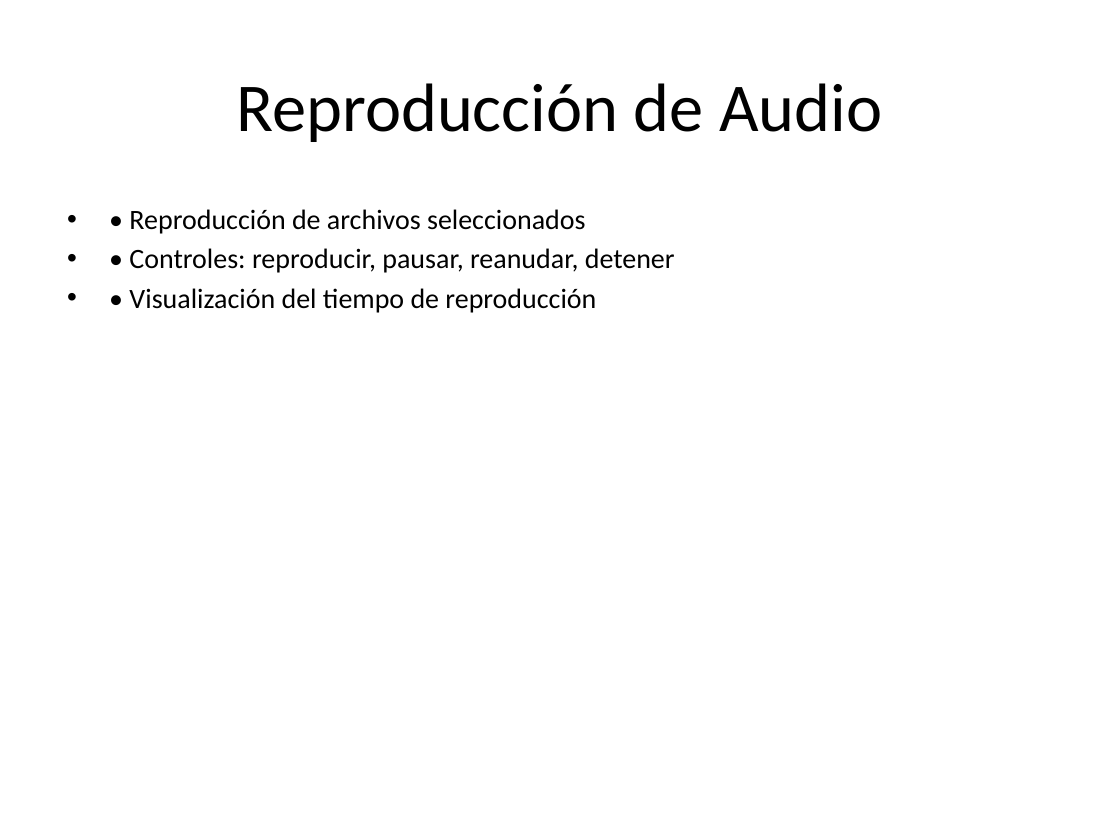
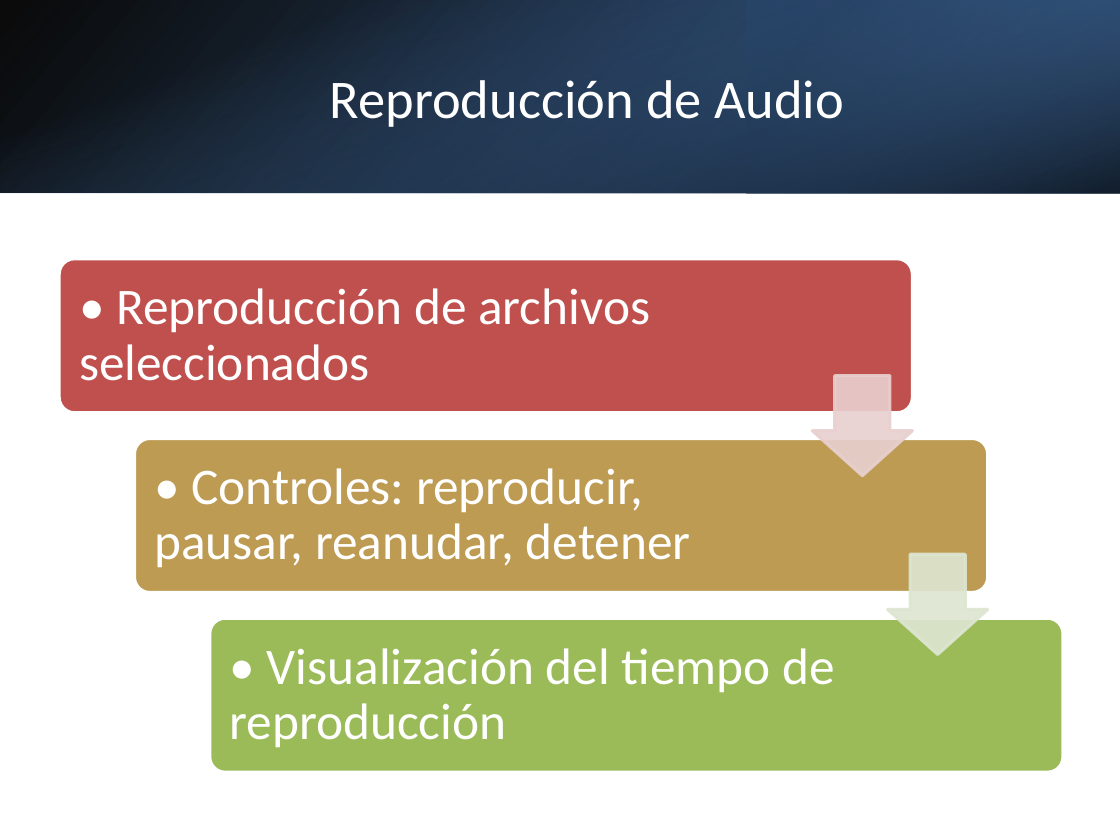
Before and after one commit to jonatha1992/Transcriptor, a slide deck: slide 5 of Presentacion_Transcriptor.pptx. Drawn at 1120x840 pixels with LibreOffice and Linux fonts; fonts in the diff are those of the drawing. Boxes give left, top, right and bottom in pixels: in the first picture for what was removed or moved away, otherwise in the second. Text is boxed around its words. In the diff, an @@ line names an element or a change of style, - is before the commit and + after.

```diff
--- a/Presentacion_Transcriptor.pptx
+++ b/Presentacion_Transcriptor.pptx
@@ rectangle added at [0, 0, 1120, 193], fill gradient #000000 to #376092 @@
@@ rectangle added at [0, 0, 1120, 193], fill gradient #4F81BD to #000000 @@
@@ rectangle added at [747, 0, 1120, 193], fill gradient #254061 to #4F81BD @@
@@ title "Reproducción de Audio": place and size @@
-title "Reproducción de Audio" at [236, 83, 882, 142]
+title "Reproducción de Audio" at [330, 80, 844, 127]
@@ title "Reproducción de Audio" at [330, 80, 844, 127]: size 44 to 35 pt, text colour #000000 to #FFFFFF @@
@@ text removed at [129, 209, 675, 313] @@
-• • Reproducción de archivos seleccionados
-• • Controles: reproducir, pausar, reanudar, detener
-• • Visualización del tiempo de reproducción
@@ group added at [59, 259, 1063, 773]: 3 rounded rectangles, 3 texts, 2 down arrows @@
+• Reproducción de archivos seleccionados
+• Controles: reproducir, pausar, reanudar, detener
+• Visualización del tiempo de reproducción
```
Also in this commit, not shown: 7 other slides changed, 9 other files.
